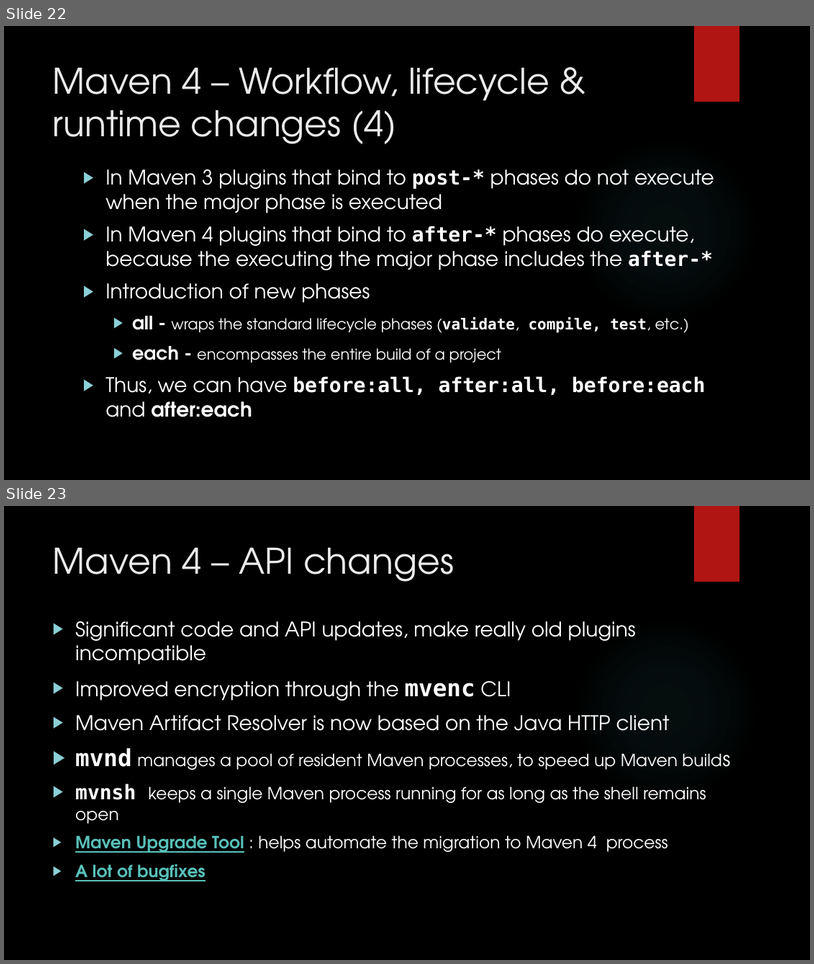
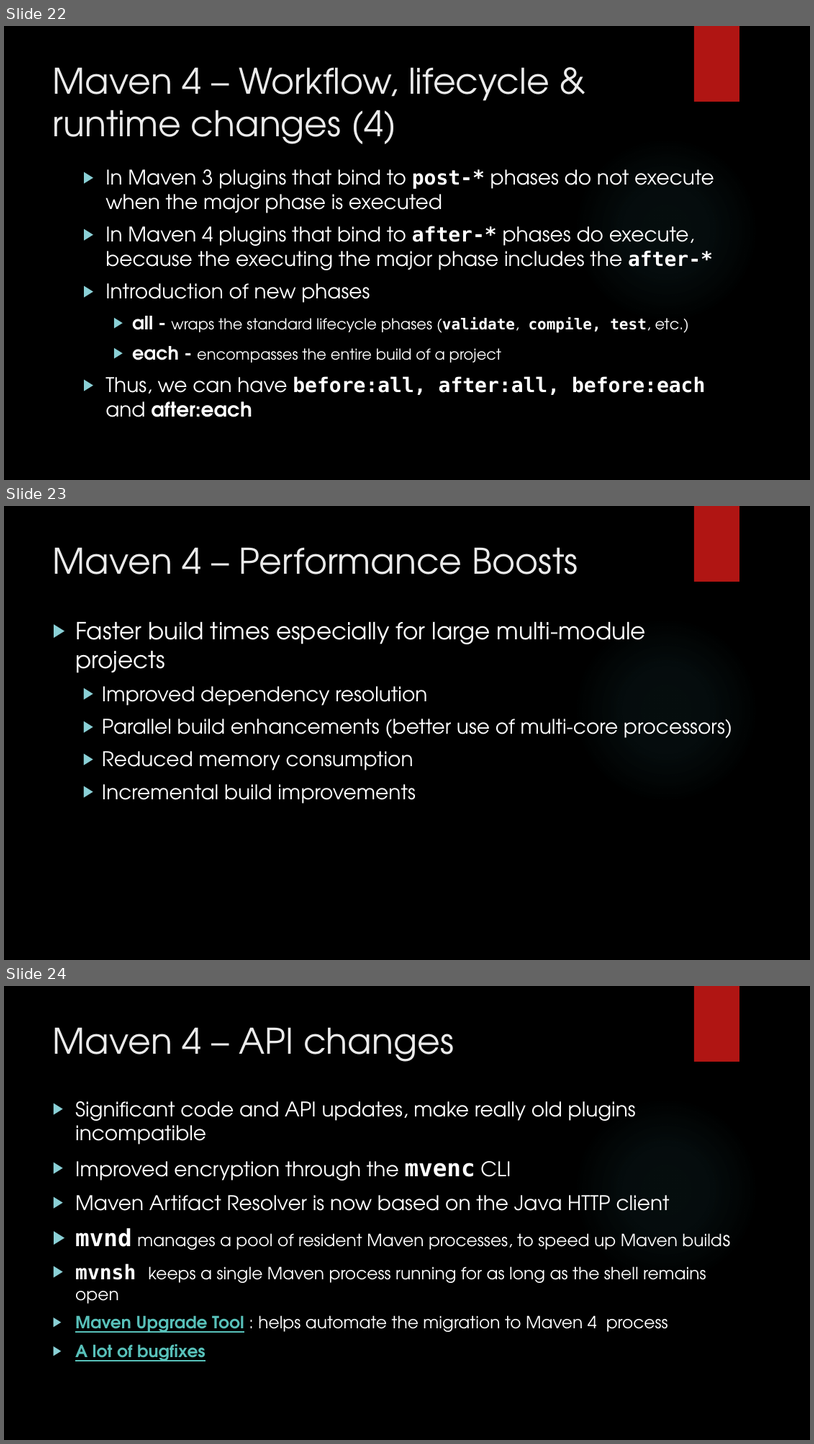
Before and after one commit to iuliana/jdk25-parent-project, a slide deck: maven4-java25-presentation.pptx. Shown one above the other, each under a label of ours: slides 22 and 23 before the commit, slides 22, 23 and 24 after it. The pictures are 814x964 and 814x1444 pixels, drawn with LibreOffice and Linux fonts; fonts in the diff are those of the drawing; background and template pictures are left out. Boxes give left, top, right and bottom in pixels: in the first picture for what was removed or moved away, otherwise in the second. Text is boxed around its words. In the diff, an @@ line names an element or a change of style, - is before the commit and + after.

```diff
--- a/maven4-java25-presentation.pptx
+++ b/maven4-java25-presentation.pptx
@@ slide 23 added at (4, 506, 810, 960), background picture (left out); not listed: 2 template elements that a slide beside it also shows @@
@@ title added at (53, 547, 578, 574), 42 pt, text #EBEBEB @@
+Maven 4 – Performance Boosts
@@ text added at (75, 622, 733, 803), 24 pt, text #FFFFFF @@
+▶ Faster build times especially for large multi-module projects
+  ▶ Improved dependency resolution
+  ▶ Parallel build enhancements (better use of multi-core processors)
+  ▶ Reduced memory consumption
+  ▶ Incremental build improvements
@@ what was slide 23 is now slide 24 @@
```
Also in this commit, not shown: 2 other files.
